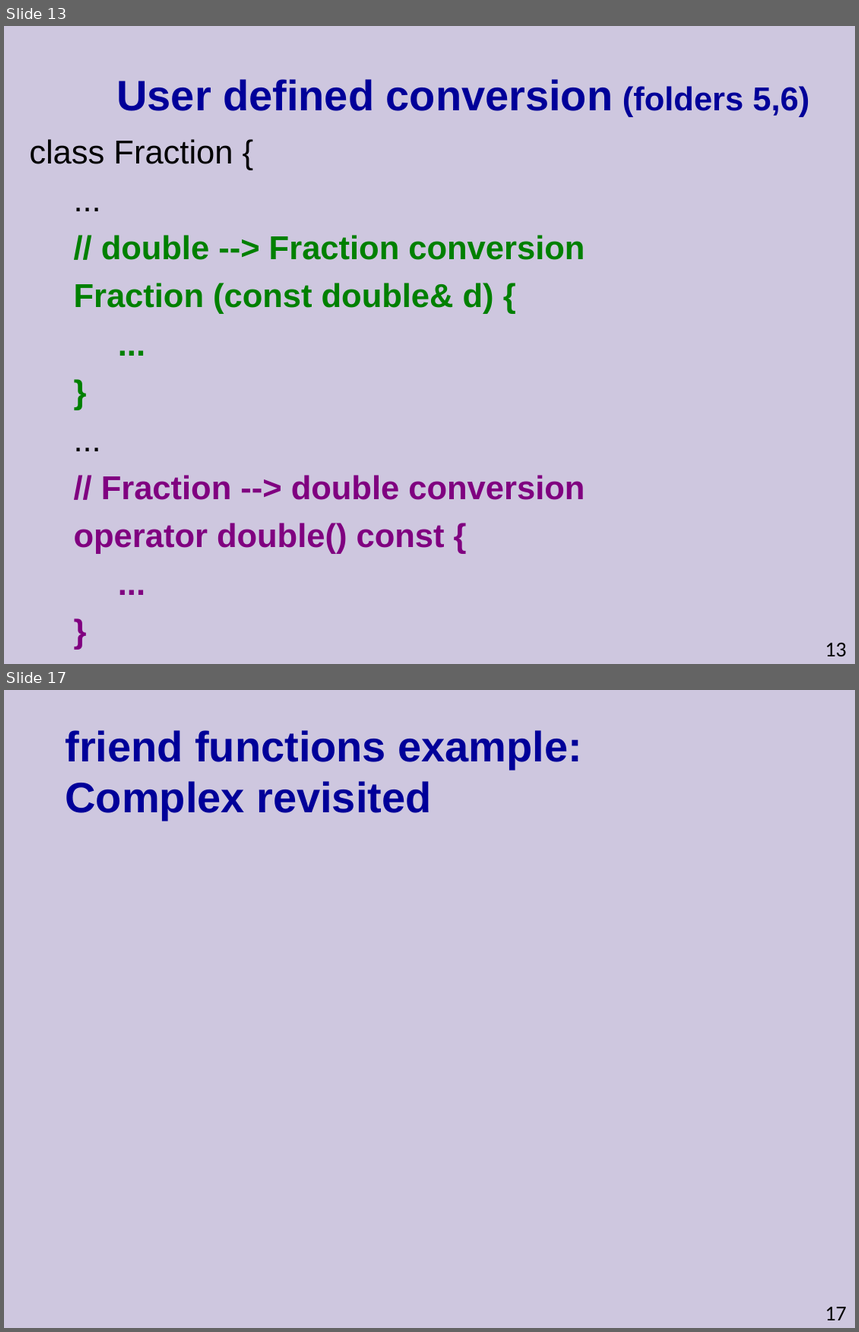
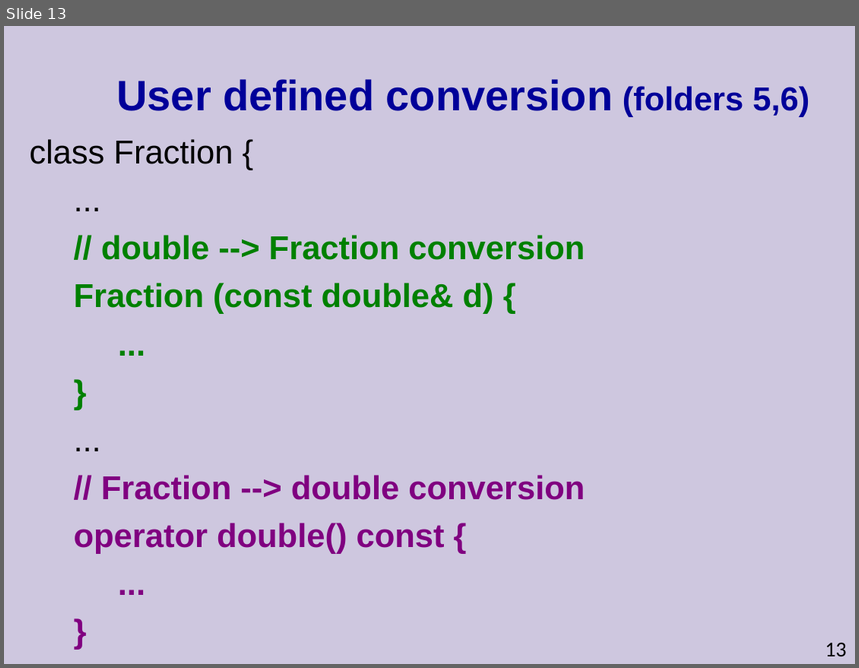
Before and after one commit to cpp-at-ariel/cpp-5779, a slide deck: week05-copy-friend/slides.odp. Shown one above the other, each under a label of ours: slides 13 and 17 before the commit, slide 13 after it; the slides between them are not shown. The pictures are 859x1332 and 859x668 pixels, drawn with LibreOffice and Linux fonts; fonts in the diff are those of the drawing. Boxes give left, top, right and bottom in pixels: in the first picture for what was removed or moved away, otherwise in the second. Text is boxed around its words. In the diff, an @@ line names an element or a change of style, - is before the commit and + after.

```diff
--- a/week05-copy-friend/slides.odp
+++ b/week05-copy-friend/slides.odp
@@ slide 17 removed at (4, 690, 855, 1328), background #CEC7DF @@
@@ title removed at (65, 730, 583, 820) @@
-friend functions example:
-Complex revisited
@@ page number removed at (826, 1307, 847, 1321) @@
-17
```
Also in this commit, not shown: 1 slide changed, 5 other slides removed, 20 other files.
